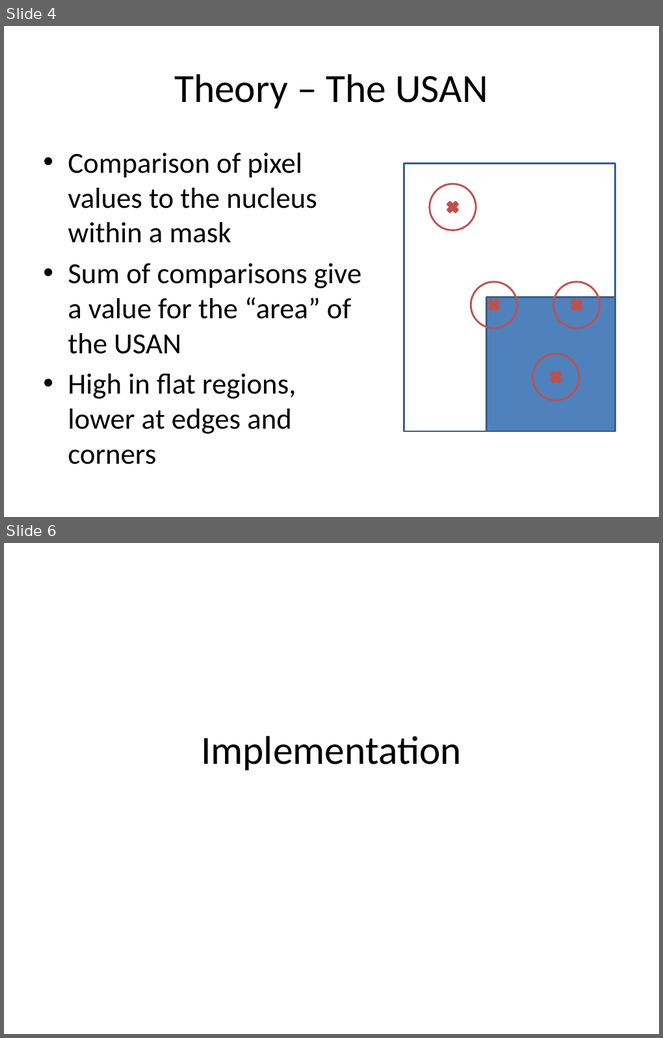
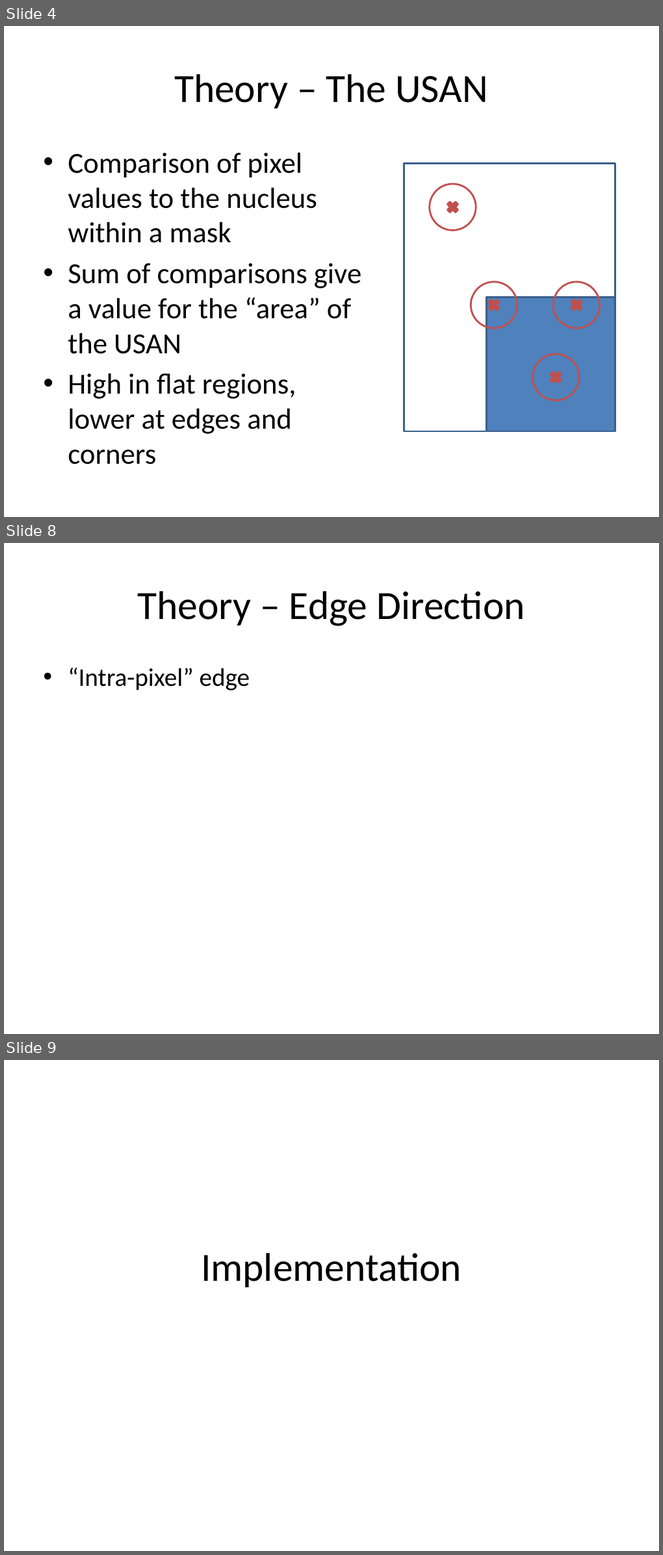
Before and after one commit to michaelwh/susanedge, a slide deck: susanedge-presentation.pptx. Shown one above the other, each under a label of ours: slides 4 and 6 before the commit, slides 4, 8 and 9 after it; the slides between them are not shown. The pictures are 663x1038 and 663x1555 pixels, drawn with LibreOffice and Linux fonts; fonts in the diff are those of the drawing. Boxes give left, top, right and bottom in pixels: in the first picture for what was removed or moved away, otherwise in the second. Text is boxed around its words. In the diff, an @@ line names an element or a change of style, - is before the commit and + after.

Commit message:
more theory for presentation

```diff
--- a/susanedge-presentation.pptx
+++ b/susanedge-presentation.pptx
@@ slide 8 added at <box>4,543,659,1034</box>, background #FFFFFF @@
@@ title added at <box>137,591,525,626</box>, 44 pt, text #000000 @@
+Theory – Edge Direction
@@ text added at <box>68,668,250,691</box>, 28 pt, text #000000 @@
+• “Intra-pixel” edge
@@ what was slide 6 is now slide 9 @@
```
Also in this commit, not shown: 1 slide changed, 2 other slides added.
